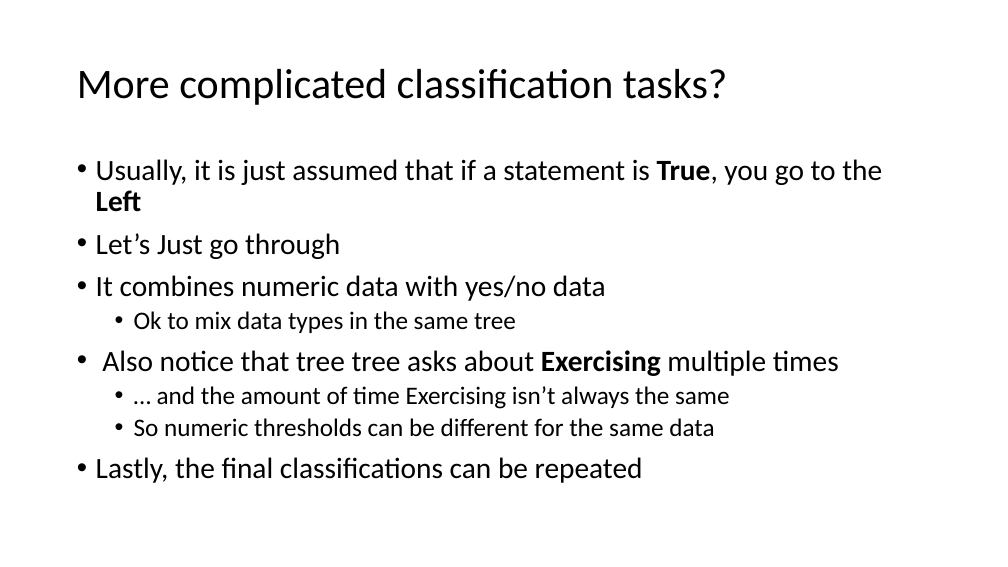
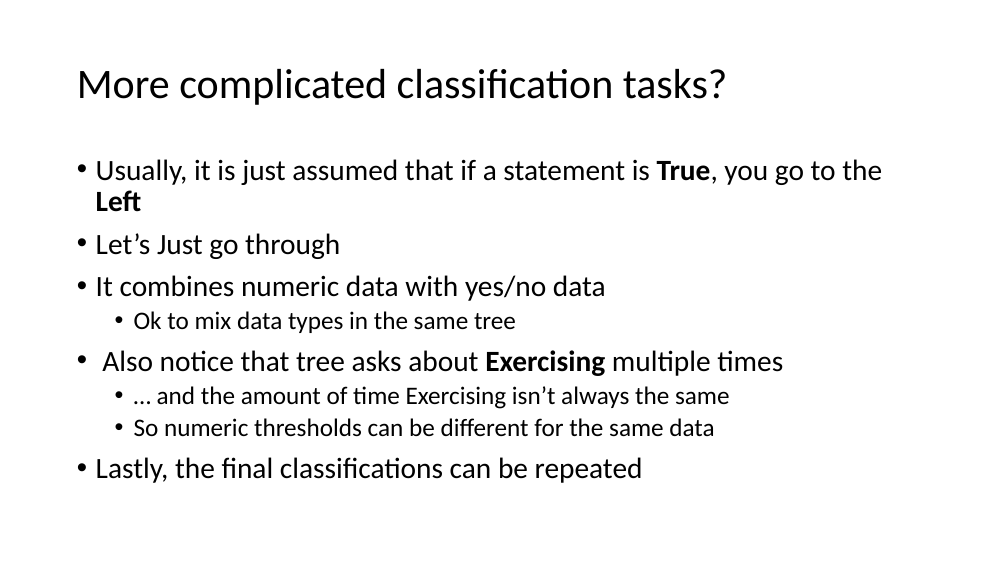
Before and after one commit to YeabinMoonEcon/BUS211, a slide deck: slide 8 of BUS212_ADA/lecture_note/Lecture18.pptx. Drawn at 1008x567 pixels with LibreOffice and Linux fonts; fonts in the diff are those of the drawing. Boxes give left, top, right and bottom in pixels: in the first picture for what was removed or moved away, otherwise in the second. Text is boxed around its words. In the diff, an @@ line names an element or a change of style, - is before the commit and + after.

```diff
--- a/BUS212_ADA/lecture_note/Lecture18.pptx
+++ b/BUS212_ADA/lecture_note/Lecture18.pptx
@@ text at [102, 350, 783, 376]: text changed @@
-• Also notice that tree tree asks about Exercising multiple times
+• Also notice that tree asks about Exercising multiple times
```
Also in this commit, not shown: 2 other slides changed, 2 other files.
